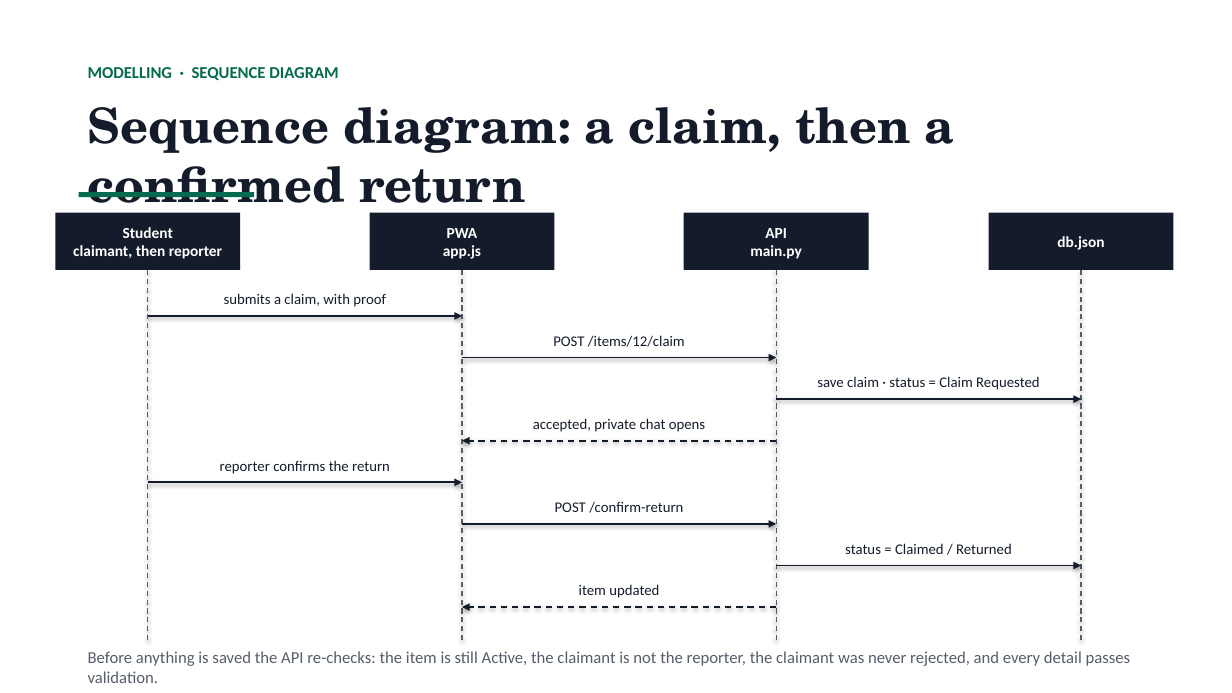
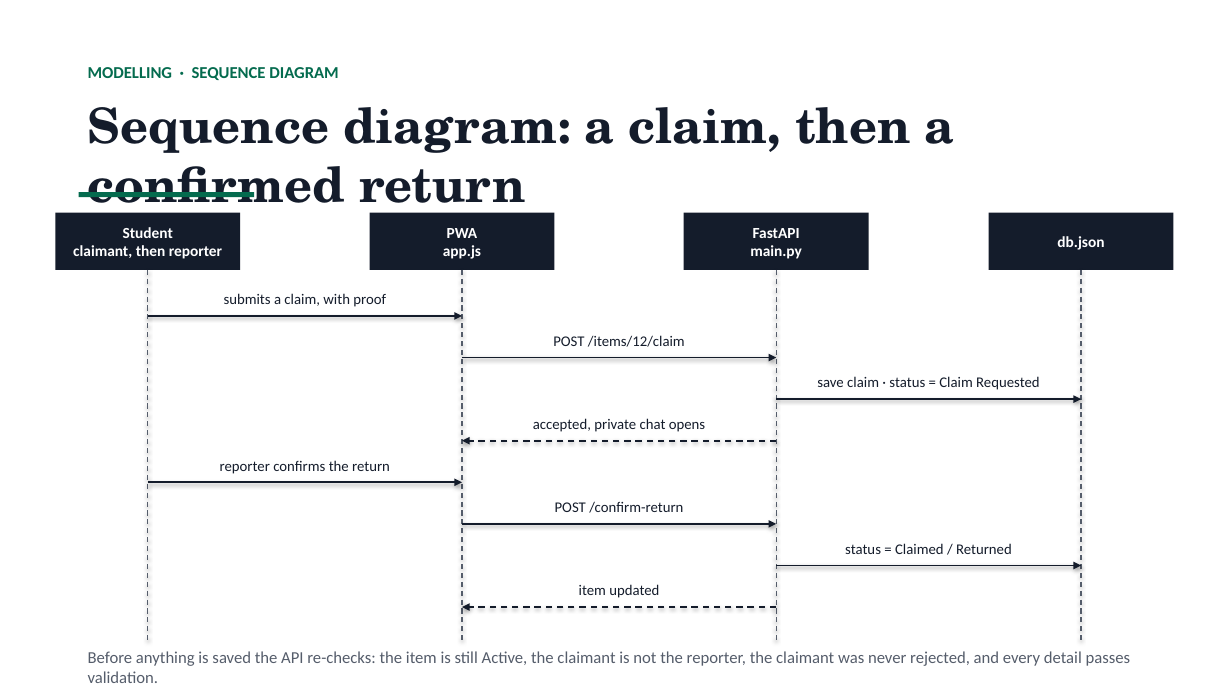
Before and after one commit to 1mathew2/afit-lost-and-found, a slide deck: slide 12 of AFIT_SP014_Presentation_FINAL.pptx. Drawn at 1232x693 pixels with LibreOffice and Linux fonts; fonts in the diff are those of the drawing. Boxes give left, top, right and bottom in pixels: in the first picture for what was removed or moved away, otherwise in the second. Text is boxed around its words. In the diff, an @@ line names an element or a change of style, - is before the commit and + after.

Commit message:
slides: name the technology stack (FastAPI, Uvicorn, PWA, Render) on architecture slide and sequence diagram

```diff
--- a/AFIT_SP014_Presentation_FINAL.pptx
+++ b/AFIT_SP014_Presentation_FINAL.pptx
@@ text in rectangle at <box>753,228,800,238</box>: text changed @@
-API
+FastAPI
```
Also in this commit, not shown: 1 other slide changed, 1 other file.
